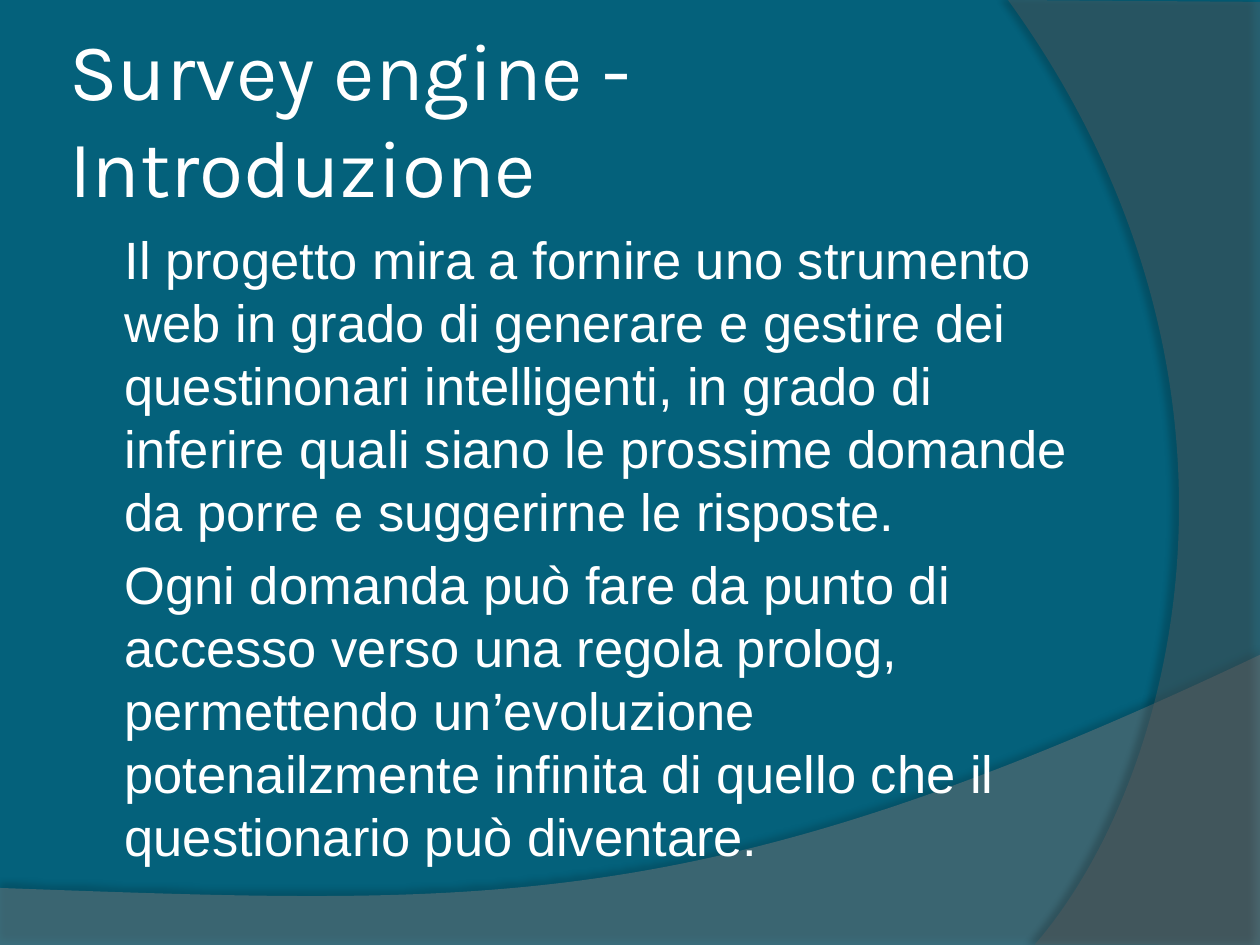
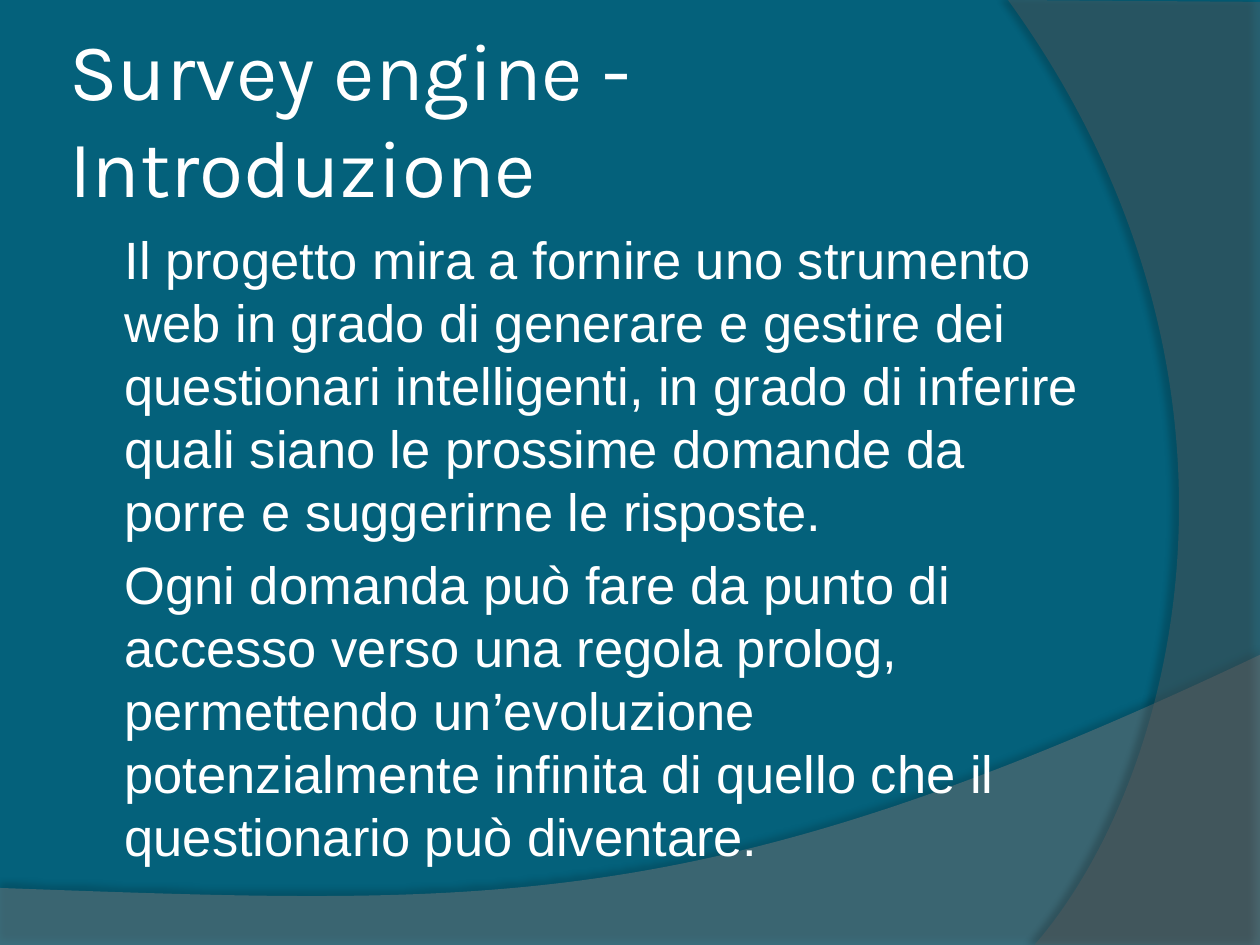
Before and after one commit to FerrariAndrea/Node-Prolog-SurveyEngine, a slide deck: slide 2 of Doc/Relazione.pptx. Drawn at 1260x945 pixels with LibreOffice and Linux fonts; fonts in the diff are those of the drawing. Boxes give left, top, right and bottom in pixels: in the first picture for what was removed or moved away, otherwise in the second. Text is boxed around its words. In the diff, an @@ line names an element or a change of style, - is before the commit and + after.

Commit message:
fix ppt and

```diff
--- a/Doc/Relazione.pptx
+++ b/Doc/Relazione.pptx
@@ text at (125,241,1078,867): text changed @@
-Il progetto mira a fornire uno strumento web in grado di generare e gestire dei questinonari intelligenti, in grado di inferire quali siano le prossime domande da porre e suggerirne le risposte.
-Ogni domanda può fare da punto di accesso verso una regola prolog, permettendo un’evoluzione potenailzmente infinita di quello che il questionario può diventare.
+Il progetto mira a fornire uno strumento web in grado di generare e gestire dei questionari intelligenti, in grado di inferire quali siano le prossime domande da porre e suggerirne le risposte.
+Ogni domanda può fare da punto di accesso verso una regola prolog, permettendo un’evoluzione potenzialmente infinita di quello che il questionario può diventare.
```
Also in this commit, not shown: 7 other slides changed, 3 other files.
